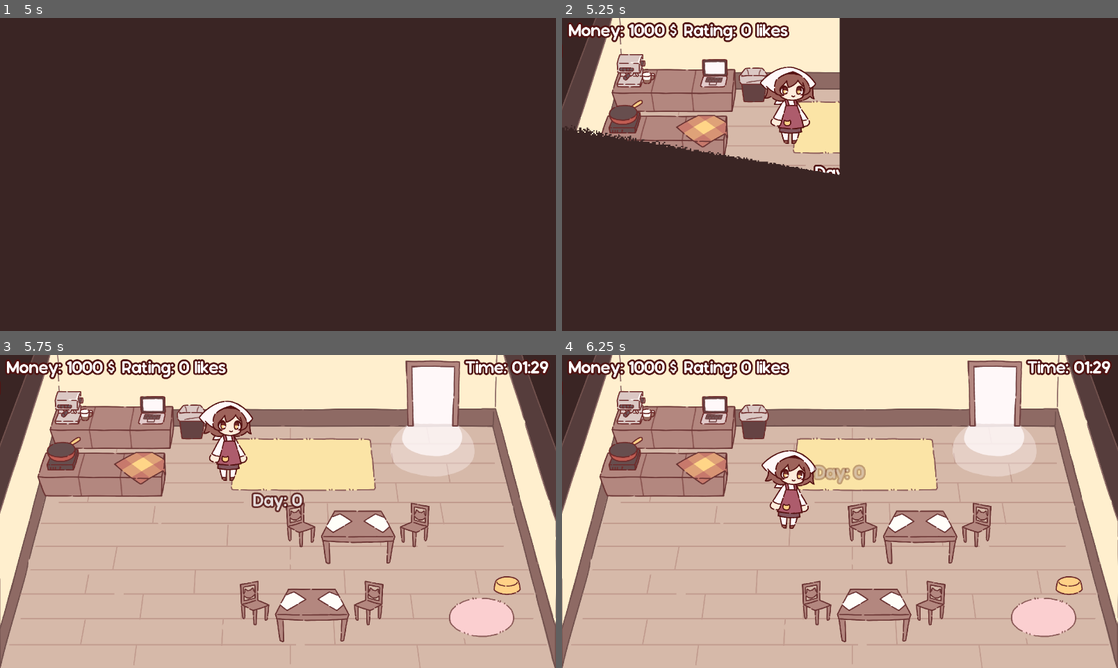
Above: before the commit, frames 1-4 (two rows, left to right).
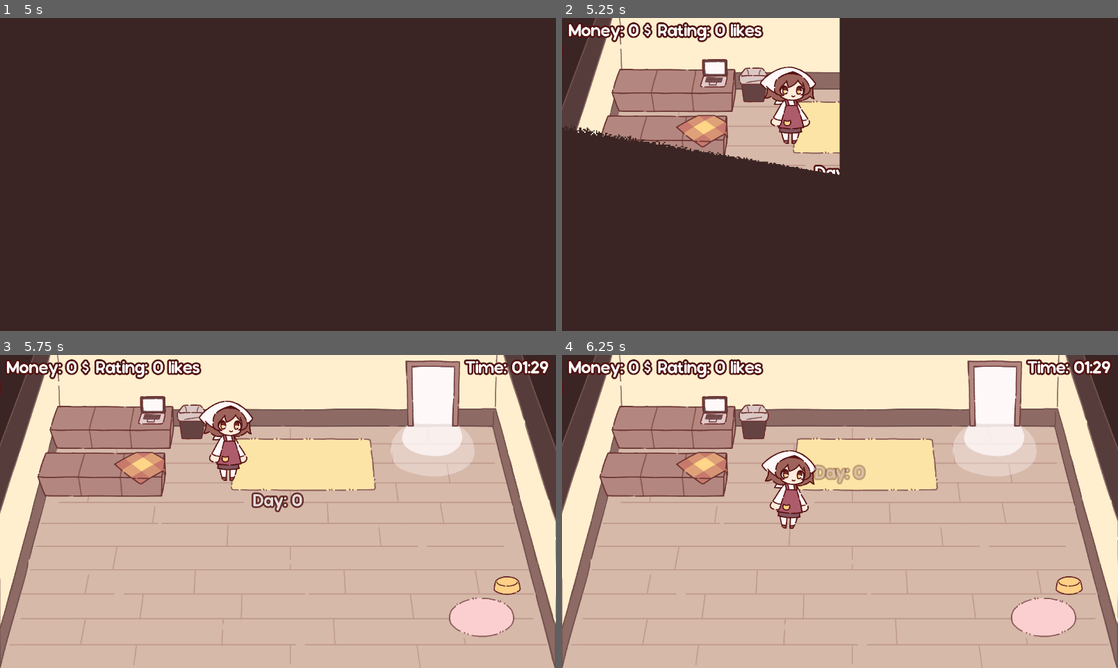
Above: after the commit, the same moments.

Repository: NuTrynity/Little-Cat-Cafe
Game: Godot game, scene res://Nodes/UI/opening_bill_board.tscn
Two runs of this game, one before a commit and one after it. Both use one fixed random seed, a clock stepped at 60 frames per second and the inputs below.
Inputs (mouse positions are in pixels of both pictures, inside the frame that each line leads up to):
- Up to frame 1 (5 s): move the mouse to (400, 158) at 0.52 s; hold Right (move_right) 0.53-1.25 s; hold E (interact) 0.53-1.25 s; click (400, 158) at 0.67 s; drag from (166, 190) to (250, 237) at 1.27 s; move the mouse to (333, 105) at 2.02 s; hold Right (move_right) 2.03-2.75 s; hold E (interact) 2.03-2.75 s; drag from (250, 237) to (111, 127) at 2.77 s; move the mouse to (444, 221) at 3.52 s; hold A (move_left) 3.53-4.25 s; hold E (interact) 3.53-4.25 s; click "New Game" at 4.25 s
- Up to frame 2 (5.25 s): tap Enter at 5 s; drag from (673, 127) to (973, 212) at 5.02 s
- Up to frame 3 (5.75 s): no input
- Up to frame 4 (6.25 s): move the mouse to (867, 511) at 5.77 s; hold S (move_down) from 5.78 s (still down); hold E (interact) from 5.78 s (still down); click (867, 511) at 5.92 s

Frame 1 is identical in both runs. In frame 2, 2.1% of the frame differs, in the area x 8-41%, y 1-37%; in frame 3, 6.3%; in frame 4, 6.3%, in the area x 8-78%, y 1-92%.
Error after the commit: Invalid access to property or key 'table' on a base object of type 'Dictionary'. (res://Scripts/UIScripts/cafe_item.gd:4)

Commit message:
fixed new game not starting new game

Diff:
--- a/Scripts/AutoLoads/Global_Script.gd
+++ b/Scripts/AutoLoads/Global_Script.gd
@@ -4,11 +4,13 @@
 var music_volume : float = 1
 var window_mode : String
 
-var ratings : int = 0
 var quota : int = 7500
 
-var money : int = 1000
-var days : int = 0
+var ratings : int
+var money : int
+var days : int
+var shop : Dictionary
+var items_owned : Dictionary
 
 func adjust_ratings(amt : int):
 	var result = ratings + amt
@@ -16,33 +18,11 @@
 		result = 0
 	ratings = result
 
-var meal_types : Dictionary = {
-	0: {
-		"name" : "omurice",
-		"price" : 50,
-		"sprite_path" : "res://Sprites/omurice.png"
-	},
-	1: {
-		"name" : "cat_latte",
-		"price" : 75,
-		"sprite_path" : "res://Sprites/cat_latte.png"
-	},
-}
+var default_ratings : int = 0
+var default_money : int = 1000
+var default_days : int = 0
 
-var inventory : Dictionary = {
-	0: {
-		"name" : "omurice",
-		"price" : 50,
-		"count" : 0
-	},
-	1: {
-		"name" : "cat_latte",
-		"price" : 75,
-		"count" : 0
-	},
-}
-
-var shop : Dictionary = {
+var default_shop : Dictionary = {
 	0 : {
 		"name" : "chef_cat",
 		"price" : 1000,
@@ -76,7 +56,7 @@
 	},
 }
 
-var items_owned : Dictionary = {
+var default_items_owned : Dictionary = {
 	"table" : {
 		"owned" : 2,
 		"positions" : [Vector2(1650,892), Vector2(1438,1251), Vector2(778, 896), Vector2(544, 1249)],
@@ -96,3 +76,29 @@
 		"parent_name" : "scene_0/KitchenCounter"
 	}
 }
+
+var meal_types : Dictionary = {
+	0: {
+		"name" : "omurice",
+		"price" : 50,
+		"sprite_path" : "res://Sprites/omurice.png"
+	},
+	1: {
+		"name" : "cat_latte",
+		"price" : 75,
+		"sprite_path" : "res://Sprites/cat_latte.png"
+	},
+}
+
+var inventory : Dictionary = {
+	0: {
+		"name" : "omurice",
+		"price" : 50,
+		"count" : 0
+	},
+	1: {
+		"name" : "cat_latte",
+		"price" : 75,
+		"count" : 0
+	},
+}
--- a/Scripts/SaveLoader.gd
+++ b/Scripts/SaveLoader.gd
@@ -20,3 +20,10 @@
 	GlobalScript.shop = saved_game.inventory
 	GlobalScript.days = saved_game.days
 	GlobalScript.items_owned = saved_game.items_owned
+
+func load_new_game():
+	GlobalScript.money = GlobalScript.default_money
+	GlobalScript.ratings = GlobalScript.default_ratings
+	GlobalScript.shop = GlobalScript.default_shop
+	GlobalScript.days = GlobalScript.default_days
+	GlobalScript.items_owned = GlobalScript.default_items_owned
--- a/Scripts/TutorialScripts/tutorial.gd
+++ b/Scripts/TutorialScripts/tutorial.gd
@@ -5,10 +5,10 @@
 var bought : bool = false
 
 func _ready():
+	save_loader.load_new_game()
 	get_tree().paused = false
 
 	InteractionManager.find_player()
-	save_loader.save_game()
 	gameplay_stream.play()
 	$EndDay/GameCondition.day_label.text = "Tutorial Day"
 
--- a/Scripts/UIScripts/main_menu.gd
+++ b/Scripts/UIScripts/main_menu.gd
@@ -63,6 +63,7 @@
 	AudioManager.play_sound(click)
 
 func _on_new_game_pls_pressed():
+	save_loader.load_new_game()
 	print("tutorial level")
 	SceneManager.change_scene("res://tutorial.tscn")
 	AudioManager.play_sound(click)
